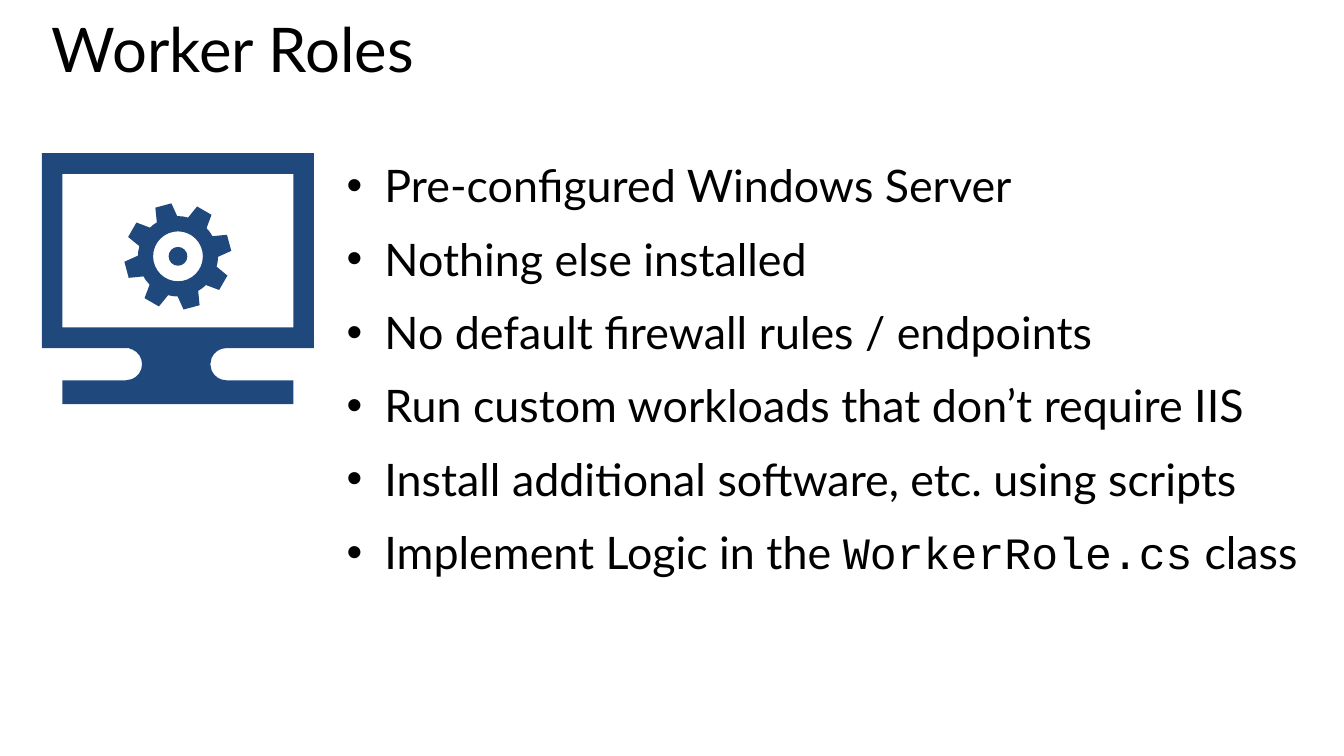
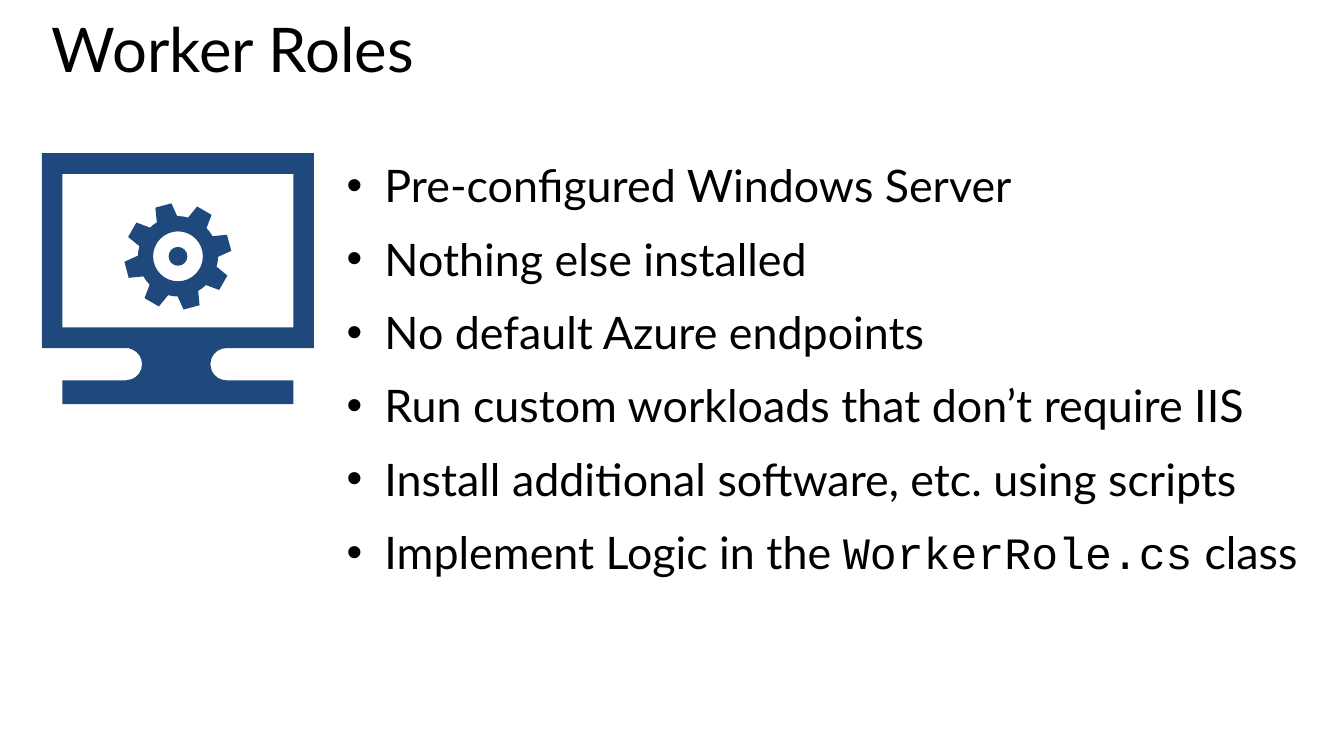
Before and after one commit to BretStateham/MVAWebServicesAndAzure, a slide deck: slide 20 of 02-WindowsAzureServices/02-HostingServicesInWindowsAzure.pptx (slide 16 before the commit). Drawn at 1344x756 pixels with LibreOffice and Linux fonts; fonts in the diff are those of the drawing. Boxes give left, top, right and bottom in pixels: in the first picture for what was removed or moved away, otherwise in the second. Text is boxed around its words. In the diff, an @@ line names an element or a change of style, - is before the commit and + after.

```diff
--- a/02-WindowsAzureServices/02-HostingServicesInWindowsAzure.pptx
+++ b/02-WindowsAzureServices/02-HostingServicesInWindowsAzure.pptx
@@ text at [384,316,924,357]: text changed @@
-• No default firewall rules / endpoints
+• No default Azure endpoints
```
Also in this commit, not shown: 2 other slides changed, 5 slides added, 1 other file.
